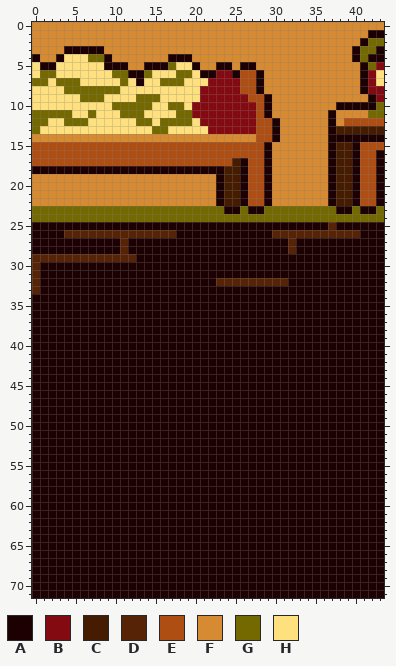
One commit to this sprite sheet: resources/spritesheets/scene1/bg_fragments/bgf7.png. Above is the file before it was changed.
The file is 44x72 pixels.
Palette (. is transparent): A #1d0001  B #830a10  C #461c00  D #572307  E #ae4e13  F #d68a32  G #746900  H #ffe07f
Pixels before (only the part around the change), first column x 34:
 0 FFFFFFFFFF
 1 FFFFFFFFAA
 2 FFFFFFFAGG
 3 FFFFFFAGGA
 4 FFFFFFAGAA
 5 FFFFFFFAGB
 6 FFFFFFFABH
 7 FFFFFFFABH
 8 FFFFFFFABB
 9 FFFFFFFFAB
10 FFFFAAAAAG
11 FFFAFFFFGG
12 FFFAFEEEEE
13 FFFACCCCCC
14 FFFAAAAAAA
15 FFFACCAEEE
16 FFFACCAEEA
17 FFFACCAEEA
Now the later version:
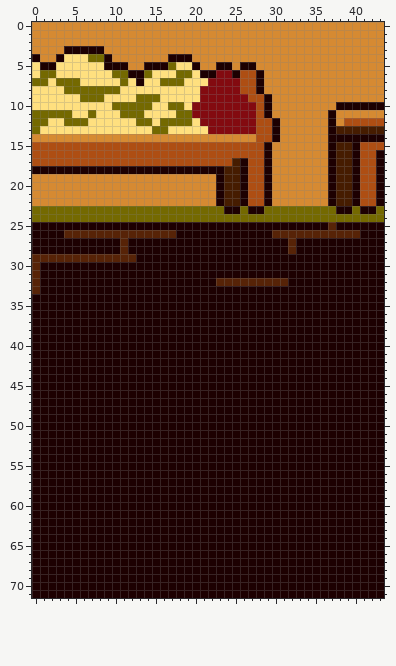
Difference:
Changed rows in their new state; - is an unchanged pixel.
first column x 40:
 1 --FF
 2 -FFF
 3 FFFF
 4 FFFF
 5 -FFF
 6 -FFF
 7 -FFF
 8 -FFF
 9 --FF
10 ---A
11 --FF
